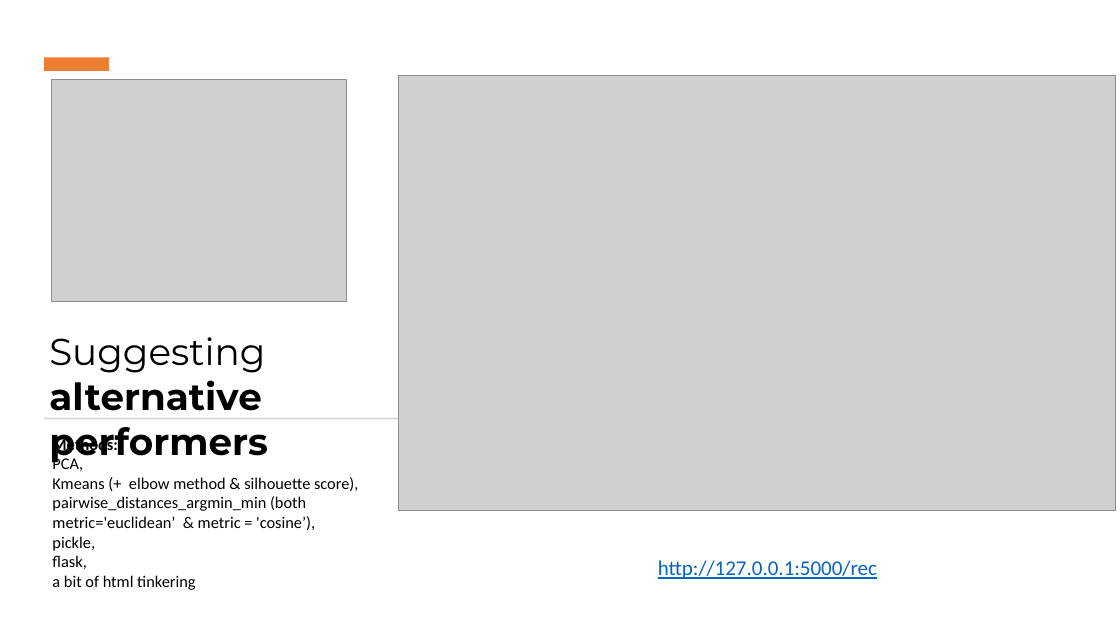
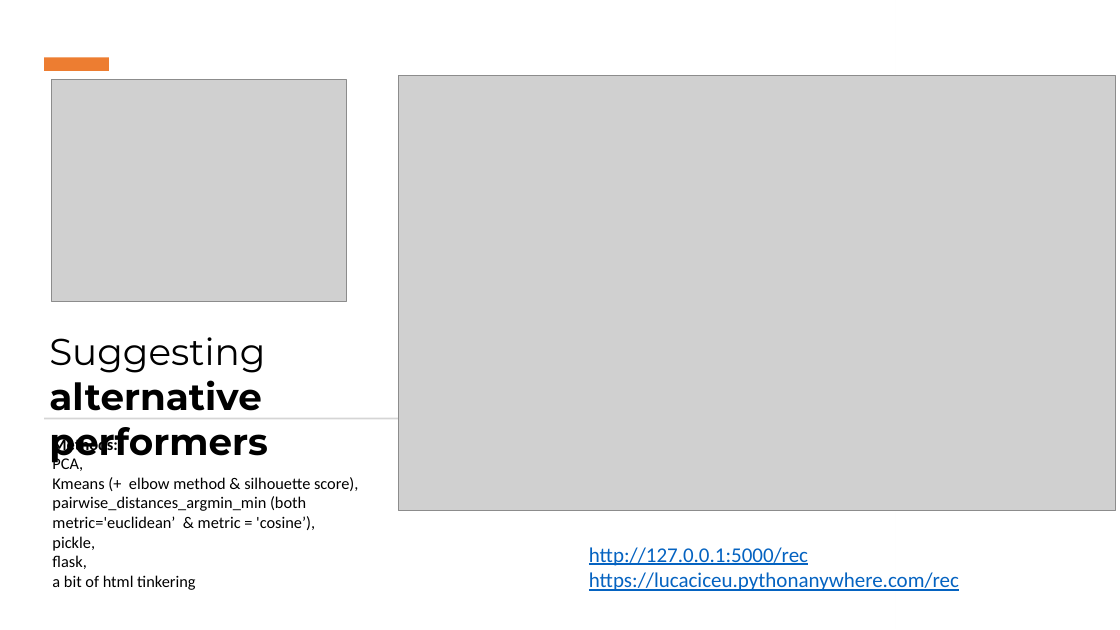
Before and after one commit to lucaciceu/pornhub_performer_data_analysis_and_performers_predictions, a slide deck: slide 11 of ph project ironhub.pptx. Drawn at 1120x630 pixels with LibreOffice and Linux fonts; fonts in the diff are those of the drawing; grey boxes stand for pictures. Boxes give left, top, right and bottom in pixels: in the first picture for what was removed or moved away, otherwise in the second. Text is boxed around its words. In the diff, an @@ line names an element or a change of style, - is before the commit and + after.

```diff
--- a/ph project ironhub.pptx
+++ b/ph project ironhub.pptx
@@ text "http://127.0.0.1:5000/rec": place and size @@
-text "http://127.0.0.1:5000/rec" at box(658, 560, 877, 579)
+text "http://127.0.0.1:5000/rec" at box(589, 547, 959, 591)
@@ text at box(589, 572, 959, 591): paragraph added @@
+https://lucaciceu.pythonanywhere.com/rec
```
